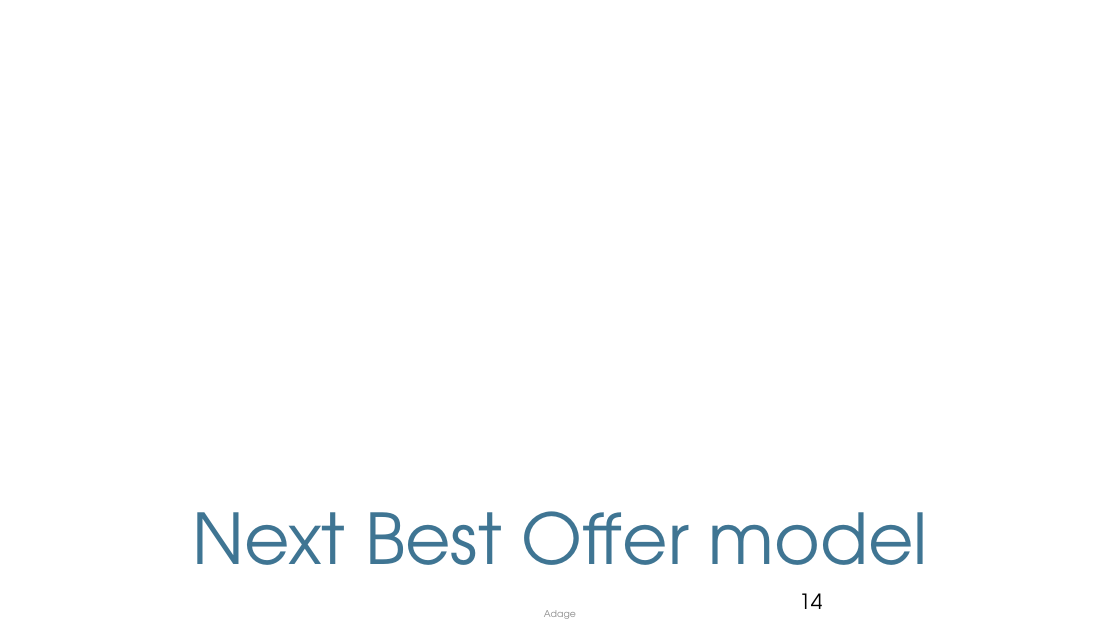
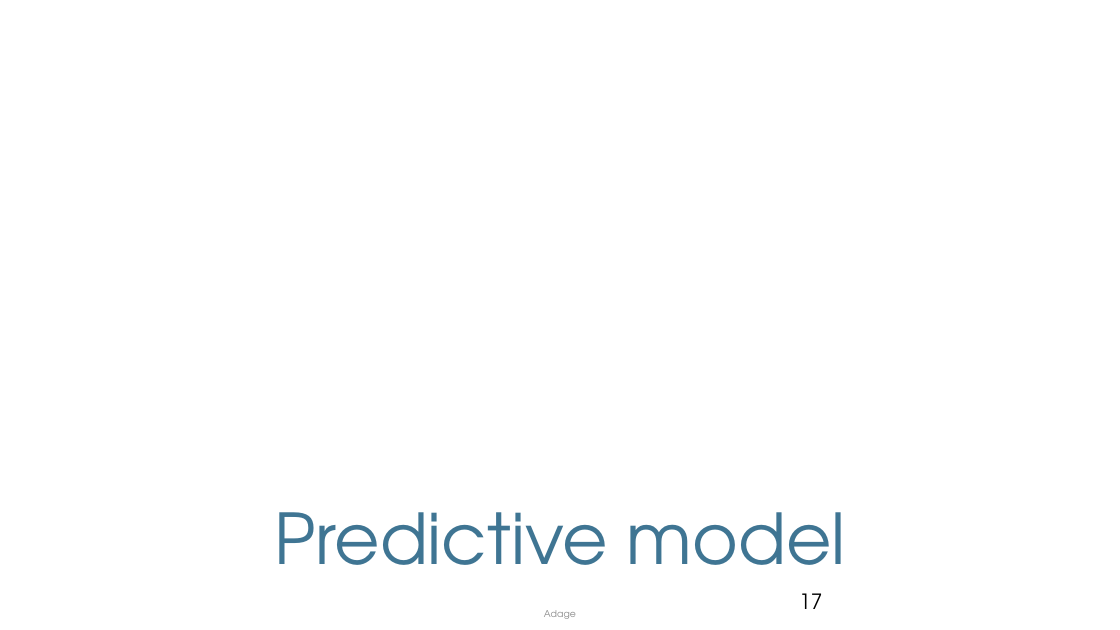
Before and after one commit to mnikolop/case2-IBM-HR, a slide deck: slide 17 of presentations/Deliverable.pptx (slide 14 before the commit). Drawn at 1120x630 pixels with LibreOffice and Linux fonts; fonts in the diff are those of the drawing; background and template pictures are left out. Boxes give left, top, right and bottom in pixels: in the first picture for what was removed or moved away, otherwise in the second. Text is boxed around its words. In the diff, an @@ line names an element or a change of style, - is before the commit and + after.

```diff
--- a/presentations/Deliverable.pptx
+++ b/presentations/Deliverable.pptx
@@ title at box(274, 512, 846, 596): text changed @@
-Next Best Offer model
+Predictive model
@@ page number at box(799, 593, 822, 609): text changed @@
-14
+17
```
Also in this commit, not shown: 4 other slides changed, 9 slides added, 6 slides removed, 17 other files.
